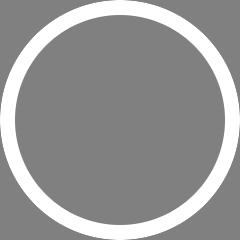
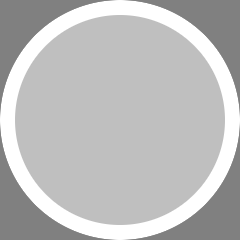
Layer changes from the first 240x240 image to the second:
added layer "Layer" above "Background" over 15, 15, 225, 225
